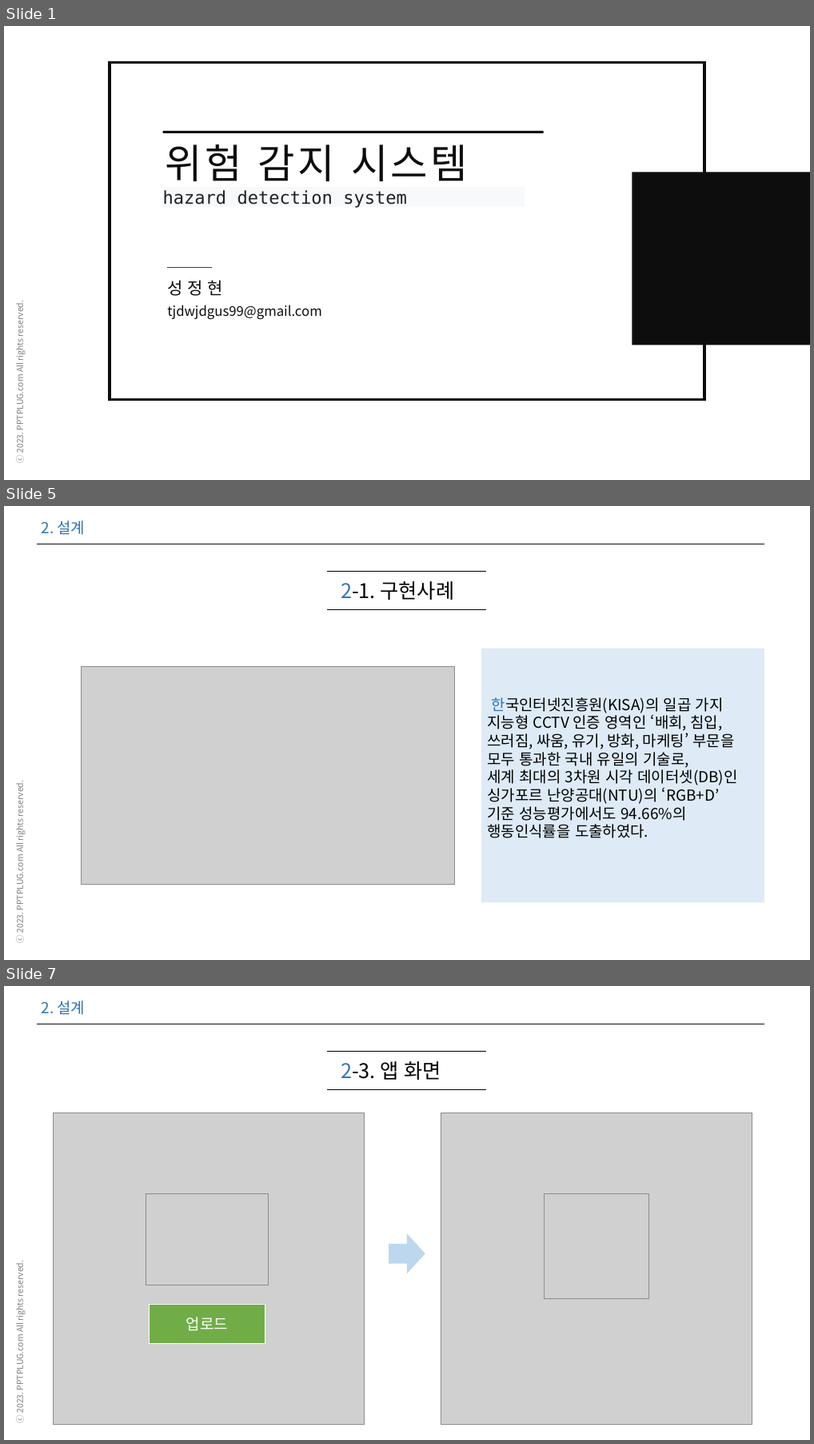
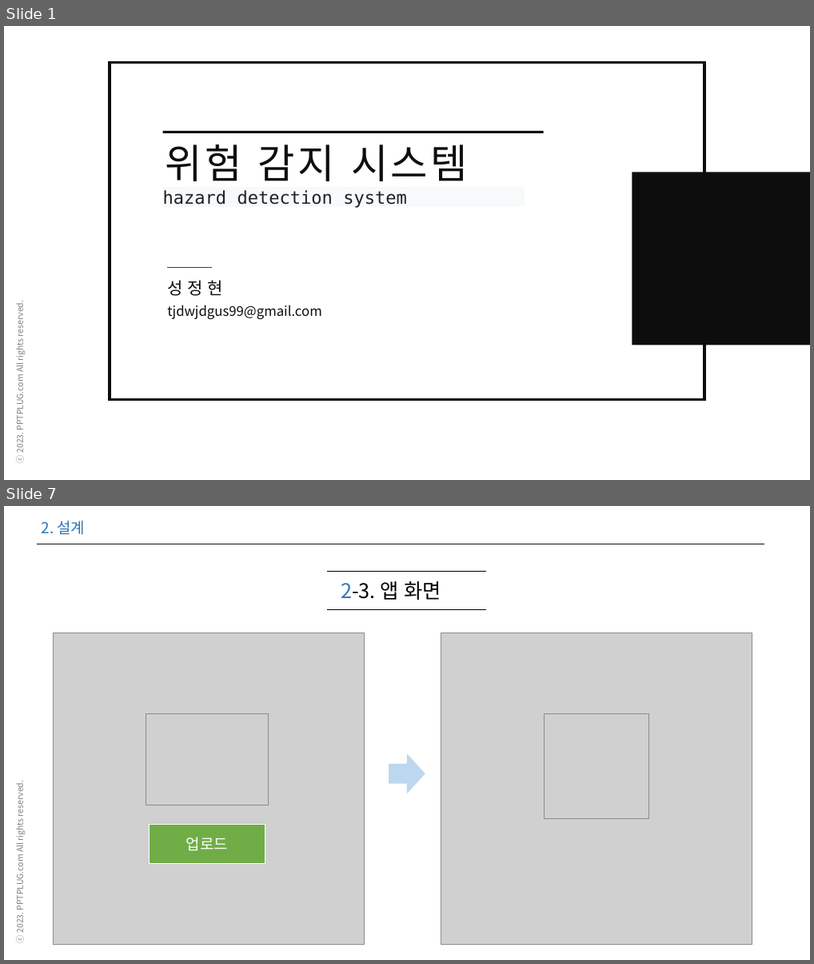
Before and after one commit to tjdwjdgus99/HRD_PYTHON_AI, a slide deck: Python04_ML_DL_Android_project/프로젝트 설계 성정현.pptx. Shown one above the other, each under a label of ours: slides 1, 5 and 7 before the commit, slides 1 and 7 after it; the slides between them are not shown. The pictures are 814x1444 and 814x964 pixels, drawn with LibreOffice and Linux fonts; fonts in the diff are those of the drawing; grey boxes stand for pictures. Boxes give left, top, right and bottom in pixels: in the first picture for what was removed or moved away, otherwise in the second. Text is boxed around its words. In the diff, an @@ line names an element or a change of style, - is before the commit and + after.

```diff
--- a/Python04_ML_DL_Android_project/프로젝트 설계 성정현.pptx
+++ b/Python04_ML_DL_Android_project/프로젝트 설계 성정현.pptx
@@ slide 5 removed at <box>4,506,810,960</box>, background #FFFFFF; not listed: 2 template elements that a slide beside it also shows @@
@@ text removed at <box>42,520,86,535</box> @@
-2. 설계
@@ line removed from (327, 571) to (486, 571) @@
@@ text removed at <box>341,581,455,600</box> @@
-2-1. 구현사례
@@ line removed from (327, 609) to (486, 609) @@
@@ rectangle removed at <box>482,648,765,902</box> @@
@@ picture removed at <box>82,666,455,884</box> @@
@@ text removed at <box>487,697,738,838</box> @@
-한국인터넷진흥원(KISA)의 일곱 가지 지능형 CCTV 인증 영역인 ‘배회, 침입, 쓰러짐, 싸움, 유기, 방화, 마케팅’ 부문을 모두 통과한 국내 유일의 기술로,
-세계 최대의 3차원 시각 데이터셋(DB)인 싱가포르 난양공대(NTU)의 ‘RGB+D’
-기준 성능평가에서도 94.66%의
-행동인식률을 도출하였다.
```
Also in this commit, not shown: 8 slides changed, 2 slides added.
